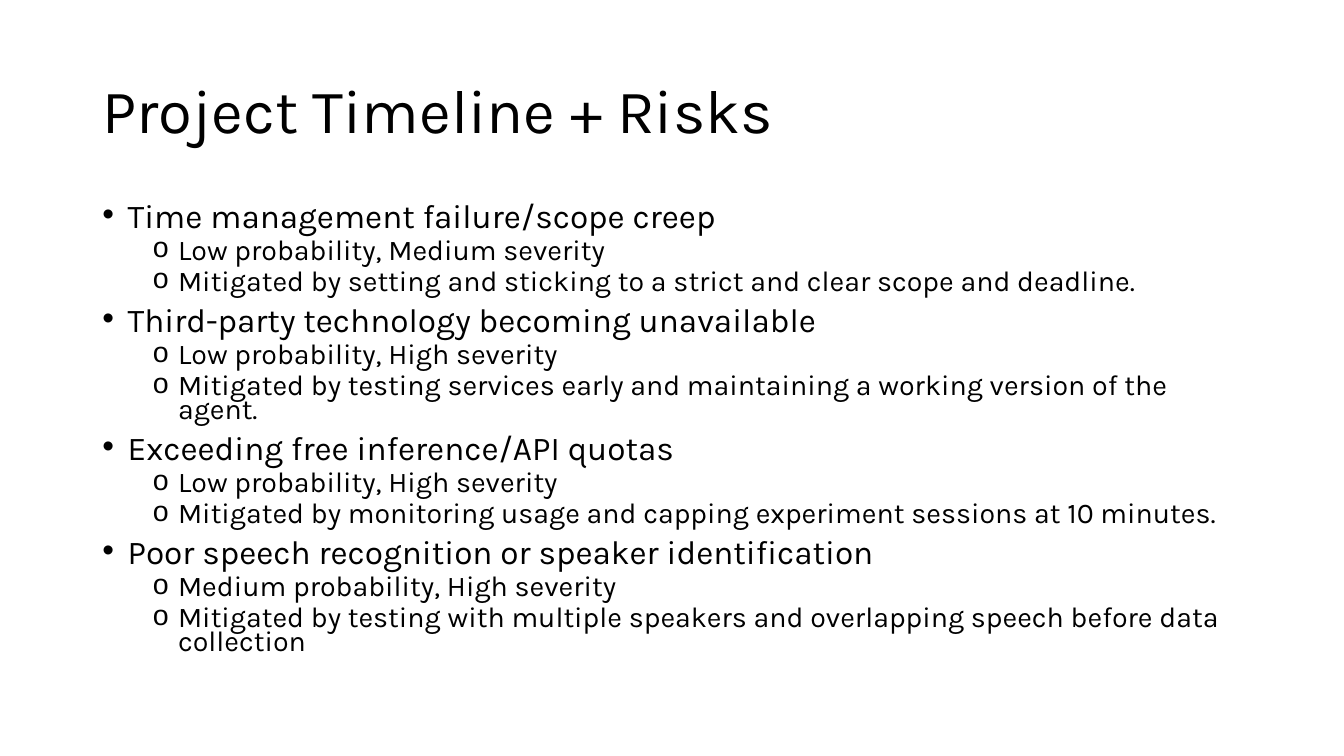
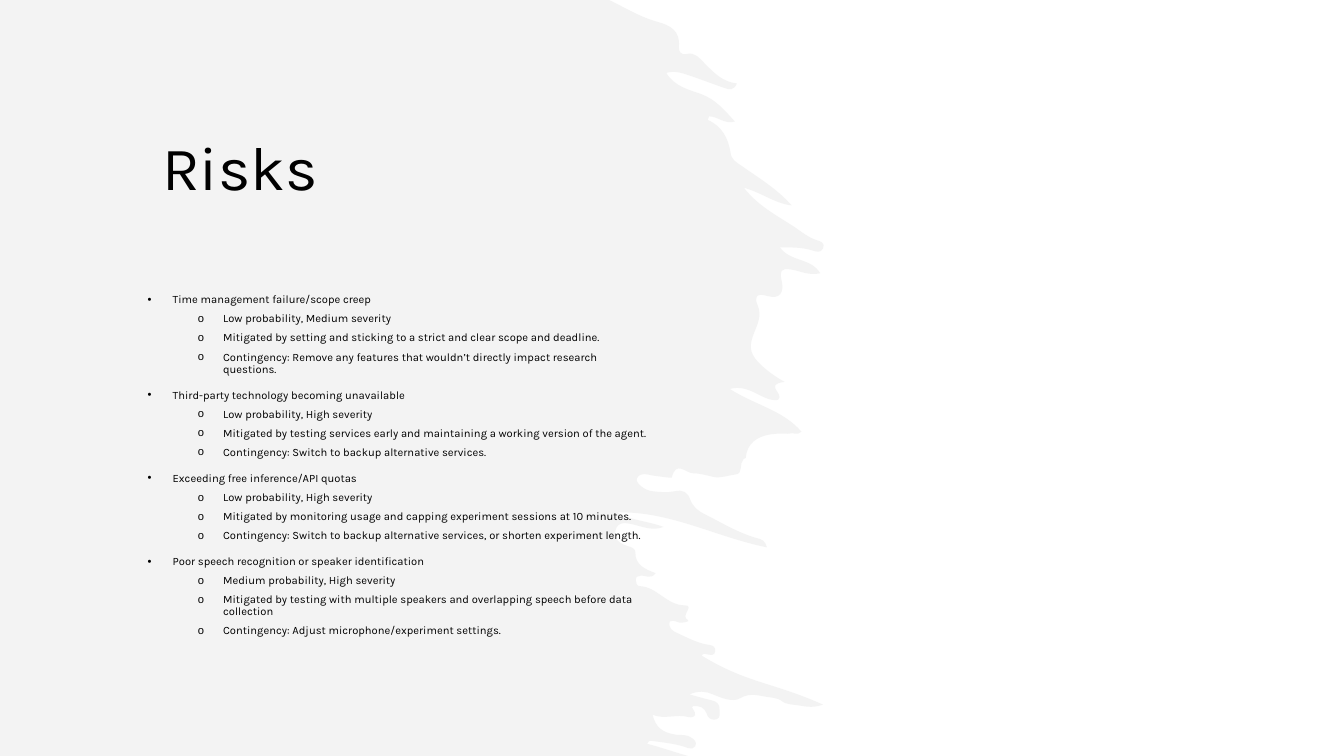
Before and after one commit to ThomasFraserDev/How-does-human-group-size-and-agent-role-affect-the-floor-taking-behaviour-of-a-conversational-agent, a slide deck: slide 3 of writing/S1/Feasibility.pptx (slide 5 before the commit). Drawn at 1344x756 pixels with LibreOffice and Linux fonts; fonts in the diff are those of the drawing. Boxes give left, top, right and bottom in pixels: in the first picture for what was removed or moved away, otherwise in the second. Text is boxed around its words. In the diff, an @@ line names an element or a change of style, - is before the commit and + after.

```diff
--- a/writing/S1/Feasibility.pptx
+++ b/writing/S1/Feasibility.pptx
@@ freeform shape added at [0,0,824,756], fill #E8E8E8 at 50% opacity @@
@@ title at [162,147,317,191]: text changed @@
-Project Timeline + Risks
+Risks
@@ text "Time management failure/scope creep": place and size @@
-text "Time management failure/scope creep" at [128,203,1218,652]
+text "Time management failure/scope creep" at [173,295,646,637]
@@ text at [173,295,646,615]: size 23.8 to 8 pt in "Time management failure/scope creep", "Third-party technology becoming unavailable", "Exceeding free inference/API quotas", "Poor speech recognition or speaker identification"; size 20.4 to 8 pt in "Low probability, Medium severity", "Mitigated by setting and sticking to a ...", "Low probability, High severity", "Mitigated by testing services early and maintaining ..." and 4 more places; line spacing 0.7 to 0.9 @@
@@ text at [223,353,597,376]: paragraph added @@
+  o Contingency: Remove any features that wouldn’t directly impact research questions.
@@ text at [223,448,486,459]: paragraph added @@
+  o Contingency: Switch to backup alternative services.
@@ text at [223,531,641,542]: paragraph added @@
+  o Contingency: Switch to backup alternative services, or shorten experiment length.
@@ text at [223,626,500,637]: paragraph added @@
+  o Contingency: Adjust microphone/experiment settings.
```
Also in this commit, not shown: 1 other slide changed, 2 slides added, 1 slide removed.
